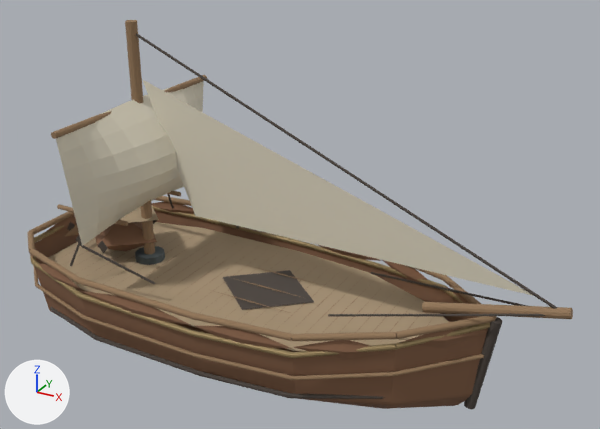
An edit to the glTF model public/art/world3d/ships/transport.glb, drawn before and after from the same camera.
Before and after are seen from a 50 mm camera at (150.0, -237.0, 179.0) aimed at (18.0, 3.0, 59.0). Every picture has the same lights, and +X, +Y and +Z are marked at lower left. The picture after the commit comes second. Vertices at exactly the same position are counted once.

The scene before the commit, as lines of its bpy script (objects in view):
```python
me_round_planked_hull_001 = bpy.data.meshes.new('round planked hull.001')
me_round_planked_hull_001.from_pydata(...)  # 2549 vertices, 4543 faces; spans x -96.0..116.0, y -44.0..44.0, z 0.0..122.0
# faces by material slot: [483, 1044, 2012, 572, 39, 44, 349]
me_round_planked_hull_001.materials.append(mat_weathered_oak)  # brown #845f45
me_round_planked_hull_001.materials.append(mat_tarred_oak)  # brown #4b423c
me_round_planked_hull_001.materials.append(mat_cut_oak)  # brown #937657
me_round_planked_hull_001.materials.append(mat_aged_brass)  # brown #99845b
me_round_planked_hull_001.materials.append(mat_deck_oak)  # beige #a89376
me_round_planked_hull_001.materials.append(mat_forged_iron)  # dark grey #576165
me_round_planked_hull_001.materials.append(mat_unbleached_sail)  # pale yellow #d8d1bd
ob_hull = bpy.data.objects.new('Hull', me_round_planked_hull_001)
ob_hull.location = (0.0, 0.0, 0.0)
```
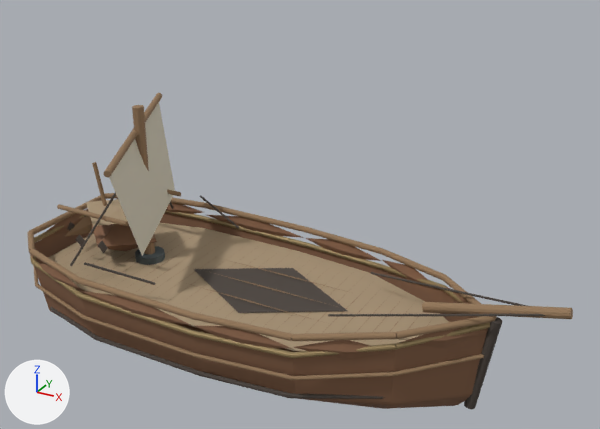
Changed parts and their boxes [x1, y1, x2, y2] in the pictures (600 x 429 px; the box of a moved part takes in the faces that stretch with it):
```json
{"object": "Hull", "change": "reshaped", "before": [27, 20, 573, 409], "after": [27, 93, 573, 409], "on screen": "19% shorter"}
{"part": 1, "of": "me_round_planked_hull_001", "change": "moved or reshaped", "before": [51, 75, 207, 139], "after": [103, 93, 162, 178]}
{"part": 2, "of": "me_round_planked_hull_001", "change": "rebuilt", "before": [56, 81, 204, 246], "after": [109, 102, 175, 256], "on screen": "55% narrower, 7% shorter"}
{"part": 3, "of": "me_round_planked_hull_001", "change": "deleted", "before": [136, 33, 558, 309], "on screen": "mostly hidden"}
{"part": 4, "of": "me_round_planked_hull_001", "change": "deleted", "before": [142, 79, 533, 296], "on screen": "pale yellow"}
{"part": 5, "of": "me_round_planked_hull_001", "change": "moved or reshaped", "before": [70, 20, 174, 266], "after": [70, 105, 174, 266]}
{"part": 6, "of": "me_round_planked_hull_001", "change": "moved or reshaped", "before": [214, 264, 325, 313], "after": [186, 257, 352, 321]}
{"part": 7, "of": "me_round_planked_hull_001", "change": "moved or reshaped", "after": [200, 196, 239, 228], "on screen": "not visible before"}
{"part": 8, "of": "me_round_planked_hull_001", "change": "moved or reshaped", "before": [82, 245, 155, 285], "after": [84, 262, 155, 285]}
```

Edits to the scene script, one JSON object a line:
```json
{"block": "me_round_planked_hull_001", "where": "# used by ob_hull; location = (0.0, 0.0, 0.0)"}
{"op": "remove", "block": "me_round_planked_hull_001", "code": "me_round_planked_hull_001.from_pydata(...)  # 2549 vertices, 4543 faces; spans x -96.0..116.0, y -44.0..44.0, z 0.0..122.0"}
{"op": "add", "block": "me_round_planked_hull_001", "code": "me_round_planked_hull_001.from_pydata(...)  # 2350 vertices, 4152 faces; spans x -96.0..116.0, y -41.0..41.0, z 0.0..90.0"}
{"block": "me_round_planked_hull_001", "change": "me_round_planked_hull_001 part 1: the loose piece of 24 vertices spanning x -51.0..-49.0, y -44.0..44.0, z 90.0..92.0 is multiplied about its middle by the matrix ((-0.786, 0.341, 0.032), (-0.343, -0.782, -0.073), (0.0, -0.08, 0.853)), then moved by (-2.0, 0.0, -11.0)"}
{"block": "me_round_planked_hull_001", "change": "me_round_planked_hull_001 part 2: the loose piece of 176 vertices spanning x -50.0..-33.0, y -43.0..43.0, z 47.0..93.0 is rebuilt with 4 vertices and now spans x -67.0..-30.0, y -34.0..34.0, z 44.0..82.0"}
{"block": "me_round_planked_hull_001", "change": "me_round_planked_hull_001 part 3: the loose piece of 24 vertices spanning x -50.0..112.0, y -1.0..1.0, z 47.0..119.0 is deleted"}
{"block": "me_round_planked_hull_001", "change": "me_round_planked_hull_001 part 4: the loose piece of 3 vertices spanning x -47.0..105.0, y 0.0, z 50.0..101.0 is deleted"}
{"block": "me_round_planked_hull_001", "change": "me_round_planked_hull_001 part 5: 36 vertices moved from x -52.0..-48.0, y -2.0..2.0, z 95.0..122.0 to x -52.0..-48.0, y -2.0..2.0, z 72.0..90.0"}
{"block": "me_round_planked_hull_001", "change": "me_round_planked_hull_001 part 6: 16 vertices moved from x -15.0..26.0, y -18.0..18.0, z 26.0..27.0 to x -29.0..40.0, y -20.0..20.0, z 26.0..27.0"}
{"block": "me_round_planked_hull_001", "change": "me_round_planked_hull_001 part 7: 12 vertices moved from x -50.0, y 36.0..37.0, z 47.0..48.0 to x -50.0, y 36.0..37.0, z 40.0..41.0"}
{"block": "me_round_planked_hull_001", "change": "me_round_planked_hull_001 part 8: 12 vertices moved from x -50.0, y -37.0..-36.0, z 47.0..48.0 to x -50.0, y -37.0..-36.0, z 40.0..41.0"}
```
